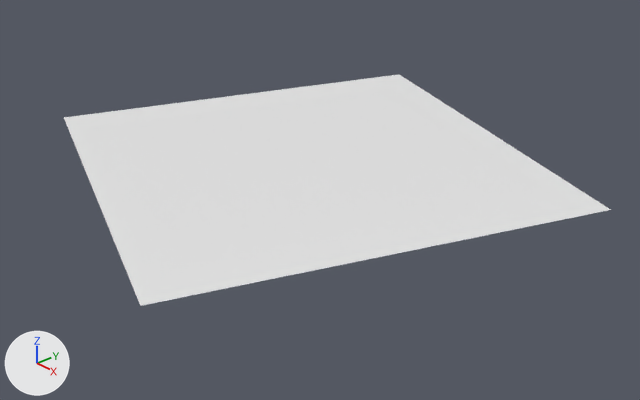
One commit to the Blender file Scenes/mariapaulaa_360.blend: the scene before it, then after it.
The view is the same before and after, from a camera (50 mm lens) standing at (15.02, -12.69, 8.43) and looking at (0.73, 0.1, -0.85). The lights are fixed; the arrows at lower left show +X, +Y and +Z.

Script lines for the objects in view, before the commit:
```python
me_plane_004 = bpy.data.meshes.new('Plane.004')
me_plane_004.from_pydata([(-1.0, -1.0, 0.0), (1.0, -1.0, 0.0), (-1.0, 1.0, 0.0), (1.0, 1.0, 0.0)], [], [(0, 1, 3, 2)])
ob_ground = bpy.data.objects.new('ground', me_plane_004)
ob_ground.location = (0.14, 0.16, 0.03)
ob_ground.rotation_euler = (0.0, 0.0, -0.347)  # degrees (0, 0, -20)
ob_ground.scale = (-5.01, -5.01, -5.01)
```
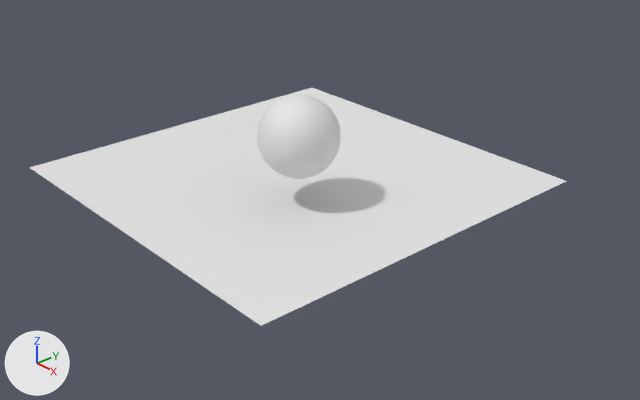
The change, as a list of edits to the scene's bpy script:
```text
Add me_sphere:
    me_sphere.from_pydata(...)  # a UV sphere (32 segments, 16 rings, poles along z) spanning x -1.0..1.0, y -1.0..1.0, z -1.0..1.0
    me_sphere.polygons.foreach_set('use_smooth', [True] * 512)
Change ob_ground:
    ob_ground.location: (0.14, 0.16, 0.03) -> (-1.33, 1.02, -1.14)
    ob_ground.rotation_euler: (0.0, 0.0, -0.347) -> (0.0, 0.0, -0.00617)  # degrees (0, 0, -20) -> degrees (0, 0, -0.4)
Add ob_sphere:
    ob_sphere = bpy.data.objects.new('Sphere', me_sphere)
    ob_sphere.location = (0.03, 0.06, 0.58)
```

Pixel boxes (x1, y1, x2, y2) of what changed, in the pictures (640 x 400 px):
'ground', moved, turned: before (64, 74, 611, 306); after (29, 88, 566, 326)
'Sphere', added: after (257, 94, 341, 179)
